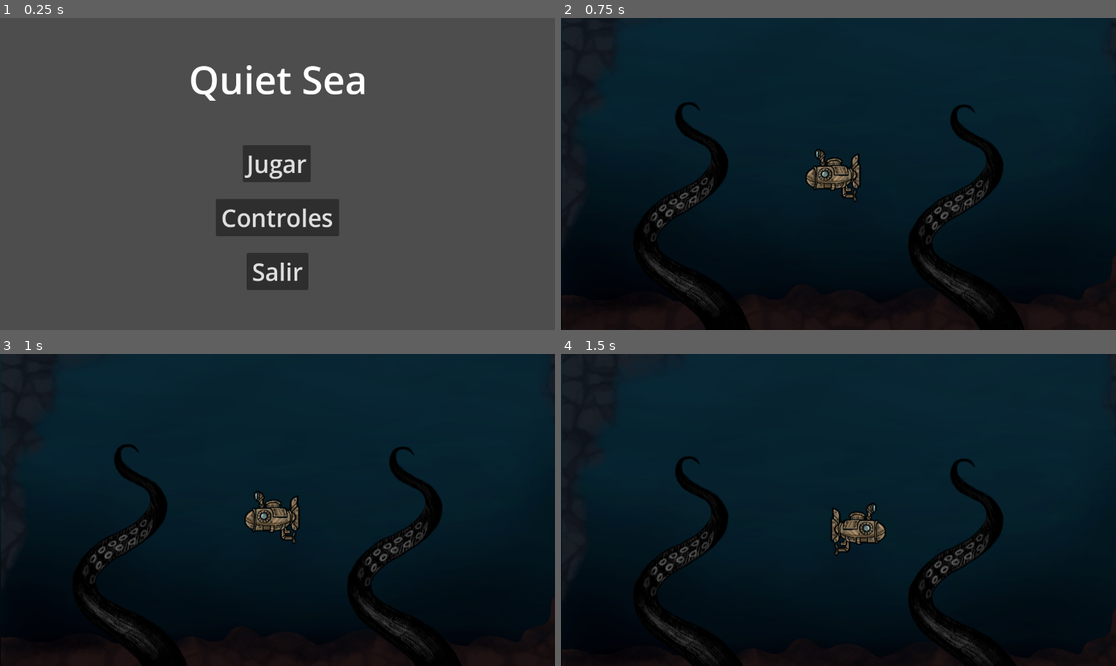
Above: before the commit, frames 1-4 (two rows, left to right).
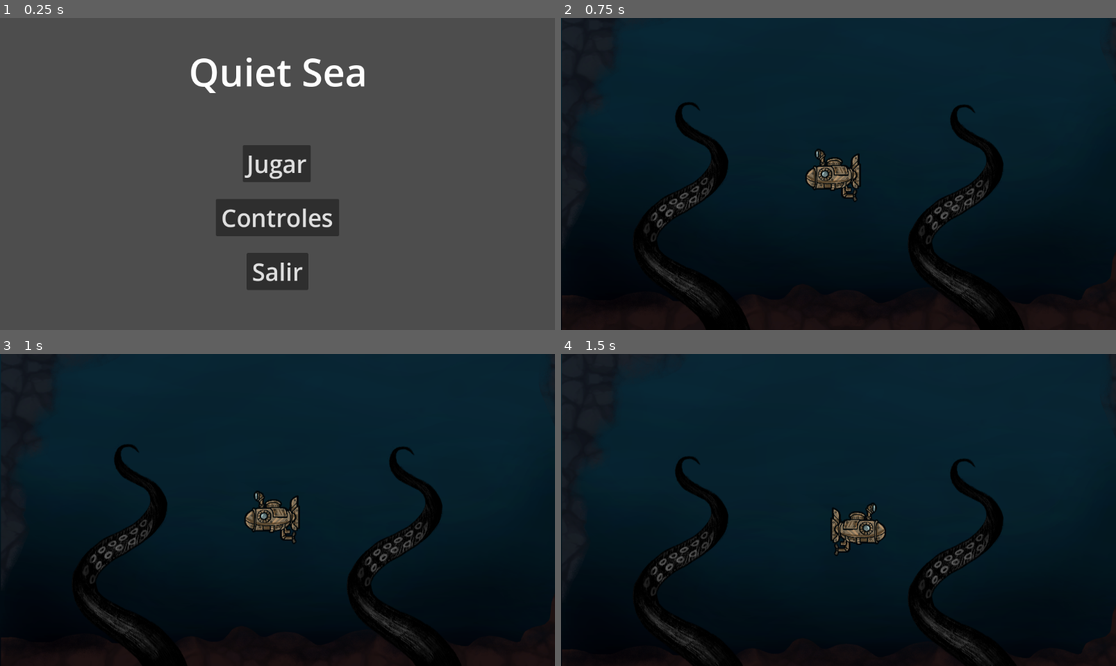
Above: after the commit, the same moments.

Repository: hpaulgs/gameJum2025
Game: Godot game, scene res://escenas/menu.tscn
Two runs of this game, one before a commit and one after it. Both use one fixed random seed, a clock stepped at 60 frames per second and the inputs below. This scene is started directly instead of the project's main scene.
Inputs:
- Up to frame 1 (0.25 s): no input
- Up to frame 2 (0.75 s): click "Jugar" at 0.5 s
- Up to frame 3 (1 s): no input
- Up to frame 4 (1.5 s): hold Right (ui_right) from 1.28 s (still down)

The runs differ from the first frame. In frame 1, 1.4% of the frame differs, in the area x 34-66%, y 12-27%; in frame 2, nothing differs; in frame 3, nothing differs; in frame 4, nothing differs.

Commit message:
Menú de victoria

Diff:
--- a/quietsea/escenas/menu.tscn
+++ b/quietsea/escenas/menu.tscn
@@ -14,9 +14,9 @@
 [node name="Titulo" type="Label" parent="."]
 layout_mode = 0
 offset_left = 392.0
-offset_top = 72.0
+offset_top = 56.0
 offset_right = 763.0
-offset_bottom = 182.0
+offset_bottom = 166.0
 theme_override_font_sizes/font_size = 80
 text = "Quiet Sea"
 
--- /dev/null
+++ b/quietsea/escenas/victoria.tscn
@@ -0,0 +1,61 @@
+[gd_scene load_steps=2 format=3 uid="uid://besi4c4i8k627"]
+
+[ext_resource type="Script" path="res://scripts/victoria.gd" id="1_gwuqu"]
+
+[node name="Victoria" type="Control"]
+layout_mode = 3
+anchors_preset = 15
+anchor_right = 1.0
+anchor_bottom = 1.0
+grow_horizontal = 2
+grow_vertical = 2
+script = ExtResource("1_gwuqu")
+
+[node name="Victoria" type="Label" parent="."]
+layout_mode = 0
+offset_left = 408.0
+offset_top = 48.0
+offset_right = 747.0
+offset_bottom = 158.0
+theme_override_font_sizes/font_size = 80
+text = "¡Victoria!"
+
+[node name="Creditos" type="Label" parent="."]
+layout_mode = 0
+offset_left = 456.0
+offset_top = 192.0
+offset_right = 694.0
+offset_bottom = 468.0
+theme_override_font_sizes/font_size = 20
+text = "Programadores
+
+Pablo Guardia
+Henry Paul García
+Natalia Ayelen Serantes
+
+Artista
+
+Laura Miras (LilithKB)
+"
+horizontal_alignment = 1
+
+[node name="Inicio" type="Button" parent="."]
+layout_mode = 0
+offset_left = 128.0
+offset_top = 520.0
+offset_right = 512.0
+offset_bottom = 597.0
+theme_override_font_sizes/font_size = 50
+text = "Volver al menú"
+
+[node name="Reintentar" type="Button" parent="."]
+layout_mode = 0
+offset_left = 688.0
+offset_top = 520.0
+offset_right = 1028.0
+offset_bottom = 597.0
+theme_override_font_sizes/font_size = 50
+text = "Volver a jugar"
+
+[connection signal="pressed" from="Inicio" to="." method="_on_inicio_pressed"]
+[connection signal="pressed" from="Reintentar" to="." method="_on_reintentar_pressed"]
--- /dev/null
+++ b/quietsea/scripts/victoria.gd
@@ -0,0 +1,19 @@
+extends Control
+
+
+# Called when the node enters the scene tree for the first time.
+func _ready() -> void:
+	pass # Replace with function body.
+
+
+# Called every frame. 'delta' is the elapsed time since the previous frame.
+func _process(delta: float) -> void:
+	pass
+
+
+func _on_inicio_pressed() -> void:
+	Controlador.goto_scene("res://escenas/menu.tscn")
+
+
+func _on_reintentar_pressed() -> void:
+	Controlador.goto_scene("res://escenas/escenarioPrincipal.tscn")
